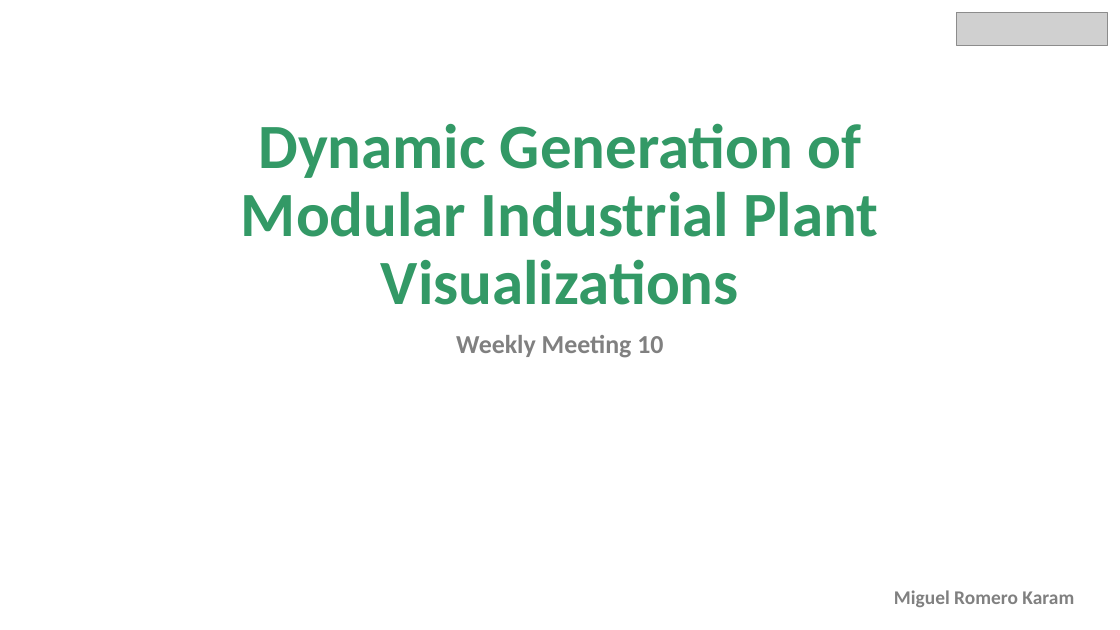
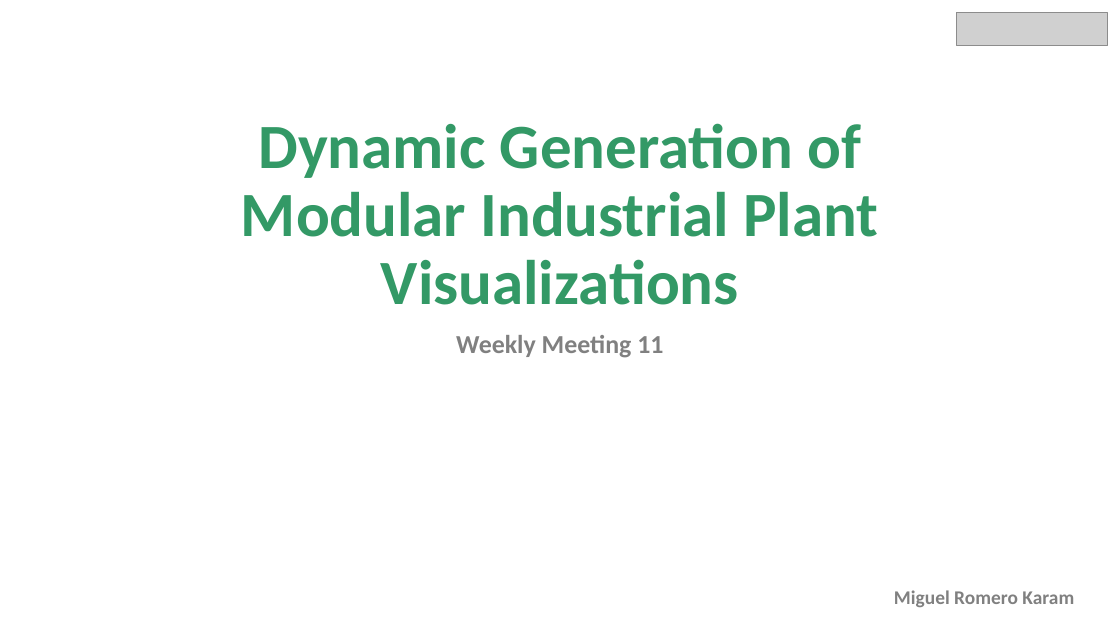
Before and after one commit to miguelrk/tum-mw-bachelorarbeit, a slide deck: slide 1 of 3 Entwicklungsphase/weekly_meeting_11.pptx. Drawn at 1120x630 pixels with LibreOffice and Linux fonts; fonts in the diff are those of the drawing; grey boxes stand for pictures. Boxes give left, top, right and bottom in pixels: in the first picture for what was removed or moved away, otherwise in the second. Text is boxed around its words. In the diff, an @@ line names an element or a change of style, - is before the commit and + after.

```diff
--- a/3 Entwicklungsphase/weekly_meeting_11.pptx
+++ b/3 Entwicklungsphase/weekly_meeting_11.pptx
@@ subtitle at (456, 335, 663, 358): text changed @@
-Weekly Meeting 10
+Weekly Meeting 11
```
Also in this commit, not shown: 6 other slides changed, 3 slides added, 4 slides removed, 8 other files.
